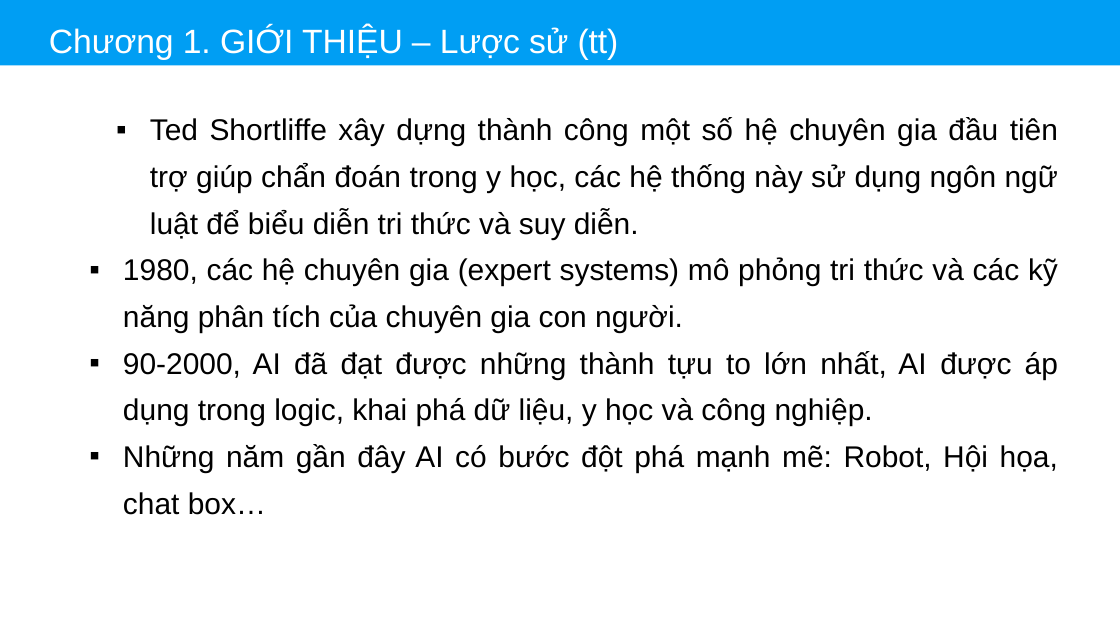
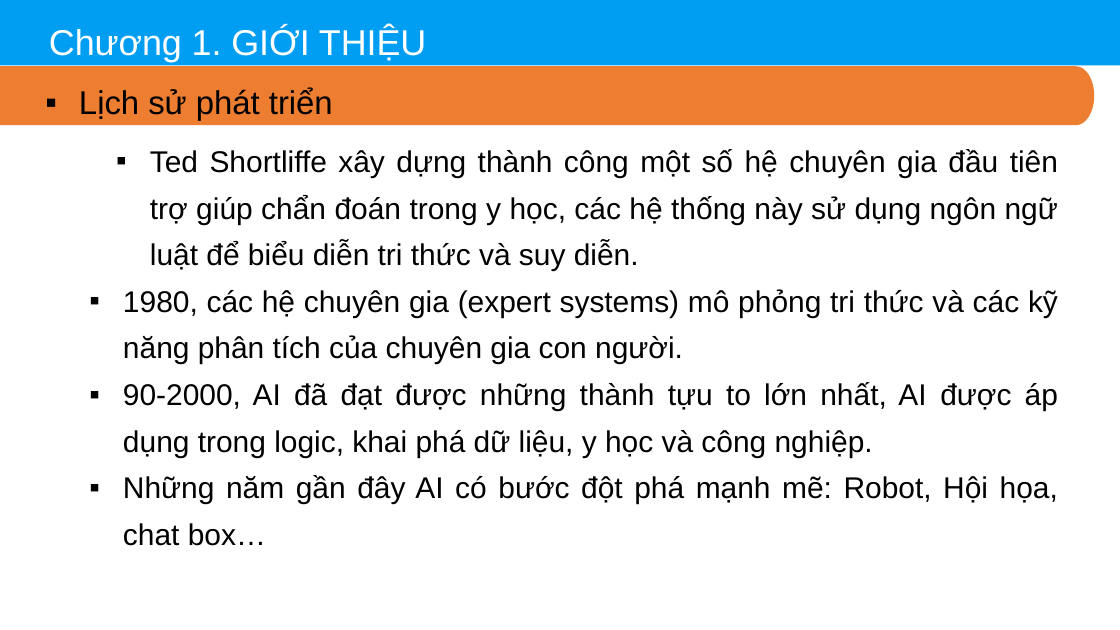
Before and after one commit to thinhdoanvu/AI, a slide deck: slide 11 of Slides/Chuong1_Gioithieu.pptx. Drawn at 1120x630 pixels with LibreOffice and Linux fonts; fonts in the diff are those of the drawing. Boxes give left, top, right and bottom in pixels: in the first picture for what was removed or moved away, otherwise in the second. Text is boxed around its words. In the diff, an @@ line names an element or a change of style, - is before the commit and + after.

```diff
--- a/Slides/Chuong1_Gioithieu.pptx
+++ b/Slides/Chuong1_Gioithieu.pptx
@@ text at (49, 27, 426, 62): text changed; size 45 to 48 pt @@
-Chương 1. GIỚI THIỆU – Lược sử (tt)
+Chương 1. GIỚI THIỆU
@@ freeform shape added at (0, 66, 1094, 125), fill #ED7D31 @@
@@ text added at (79, 88, 333, 121), 44 pt, text #000000 @@
+▪ Lịch sử phát triển
@@ text "Ted Shortliffe xây dựng thành ...": place and size @@
-text "Ted Shortliffe xây dựng thành ..." at (123, 117, 1058, 515)
+text "Ted Shortliffe xây dựng thành ..." at (123, 149, 1058, 546)
```
Also in this commit, not shown: 14 other slides changed, 4 other files.
